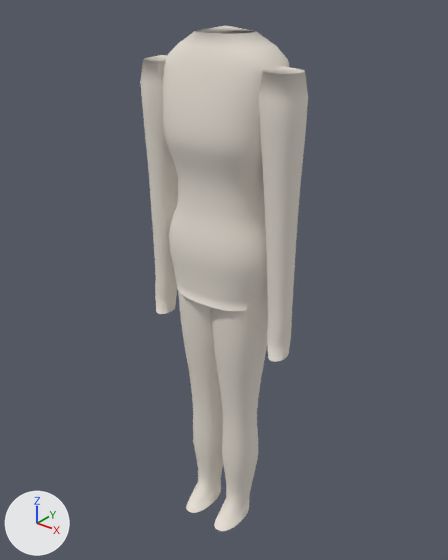
The glTF model apps/fitme/public/mannequin/mannequin_headless_v1.glb: old version first, new version second.
Rendered twice from a 50 mm camera at (0.951, -1.188, 1.561) aimed at (-0.021, 0.026, 0.808). The axes (+X, +Y, +Z) are drawn at lower left. The lights are the same throughout. The older version comes first.

In view in the first picture: 'MannequinRoot'.
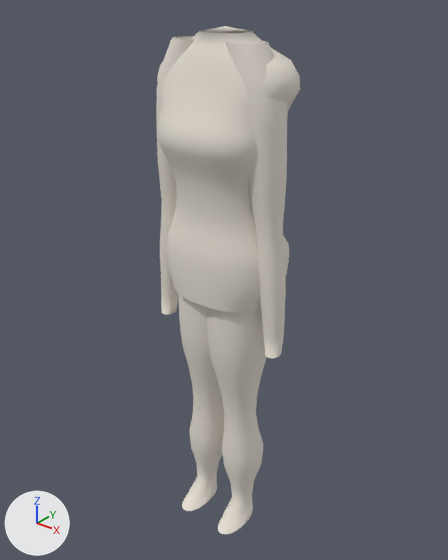
Patch to the scene script:
```diff
--- a/apps/fitme/public/mannequin/mannequin_headless_v1.glb.py
+++ b/apps/fitme/public/mannequin/mannequin_headless_v1.glb.py
@@ me_mannequinbody @@
 # used by ob_mannequinroot; location = (0.0, 0.0, 0.0)
-me_mannequinbody.from_pydata(...)  # 2026 vertices, 4032 faces; spans x -0.234..0.234, y -0.117..0.13, z 0.011..1.466
+me_mannequinbody.from_pydata(...)  # 2021 vertices, 3912 faces; spans x -0.208..0.208, y -0.139..0.139, z 0.011..1.464
+# me_mannequinbody part 1: the loose piece of 386 vertices spanning x -0.144..0.026, y -0.107..0.095, z 0.011..0.876 is rebuilt with 385 vertices and now spans x -0.139..0.058, y -0.111..0.109, z 0.011..0.986
+# me_mannequinbody part 2: the loose piece of 386 vertices spanning x -0.026..0.144, y -0.107..0.095, z 0.011..0.876 is rebuilt with 385 vertices and now spans x -0.058..0.139, y -0.111..0.109, z 0.011..0.986
+# me_mannequinbody part 3: the loose piece of 338 vertices spanning x 0.129..0.234, y -0.075..0.034, z 0.673..1.393 is rebuilt with 337 vertices and now spans x 0.033..0.208, y -0.078..0.037, z 0.674..1.436
+# me_mannequinbody part 4: the loose piece of 338 vertices spanning x -0.234..-0.129, y -0.075..0.034, z 0.673..1.393 is rebuilt with 337 vertices and now spans x -0.208..-0.033, y -0.078..0.037, z 0.674..1.436
+# me_mannequinbody part 5: 573 vertices removed from x -0.163..0.163, y -0.117..0.13, z 0.783..1.466; 572 vertices added at x -0.193..0.193, y -0.139..0.139, z 0.796..1.464
 me_mannequinbody.materials.append(mat_matteskin)
```

Where the change shows, as pixel boxes (x1, y1, x2, y2) in the pictures (448 x 560 px; the box of a moved part takes in the faces that stretch with it):
'MannequinRoot', reshaped (14% narrower): before (140, 25, 308, 531); after (156, 26, 300, 534)
part 1 of me_mannequinbody, rebuilt: before (178, 291, 223, 513); after (178, 294, 224, 511)
part 2 of me_mannequinbody, rebuilt: before (211, 293, 268, 531); after (206, 307, 267, 534)
part 3 of me_mannequinbody, rebuilt (24% wider, 7% taller): before (259, 66, 308, 362); after (226, 41, 287, 358)
part 4 of me_mannequinbody, rebuilt: before (140, 55, 178, 314); after (156, 36, 194, 315)
part 5 of me_mannequinbody, moved or reshaped: before (163, 25, 289, 311); after (157, 26, 300, 313)
